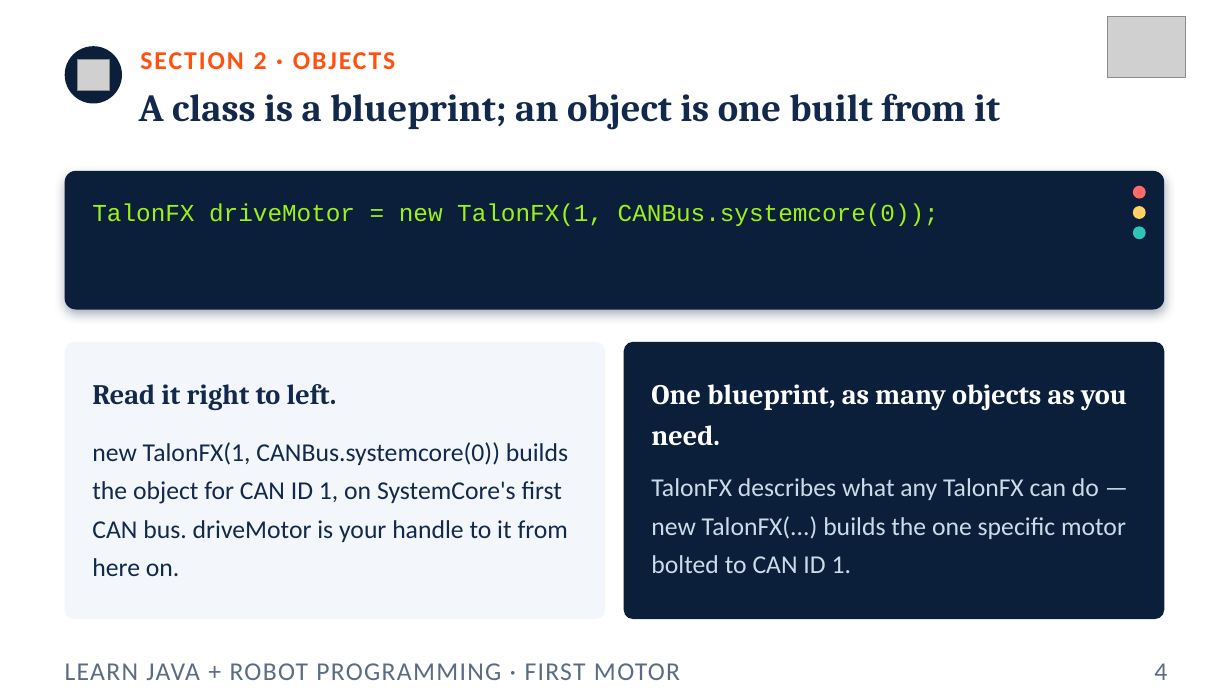
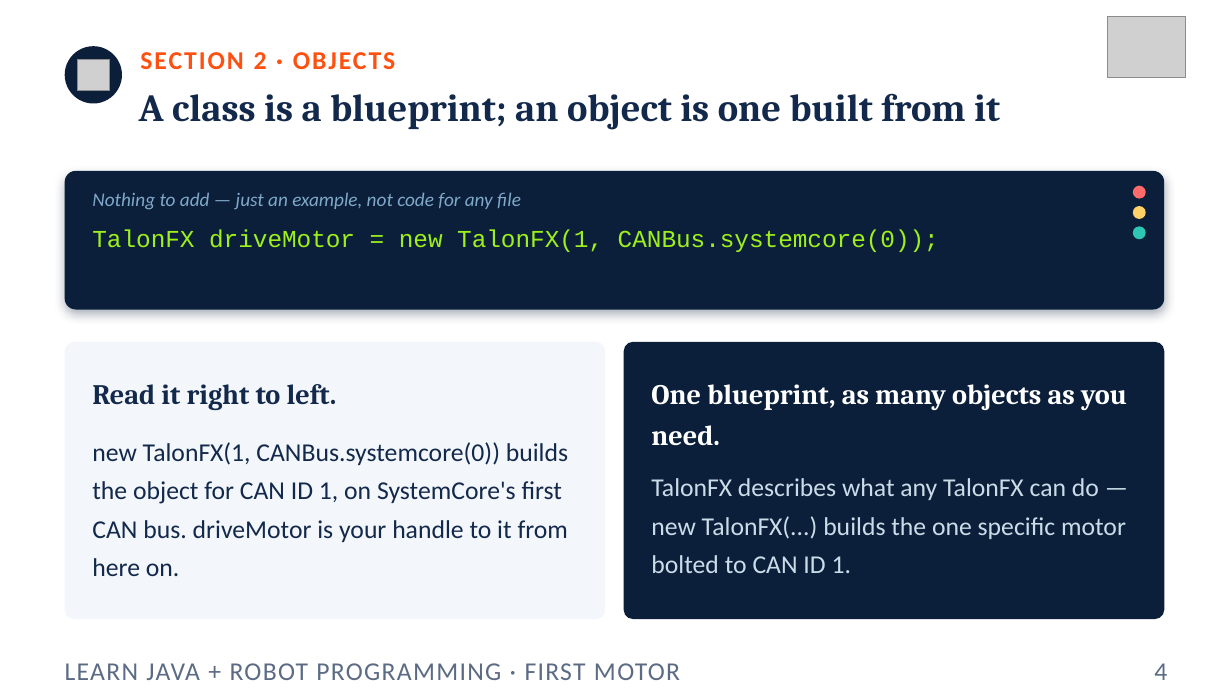
Before and after one commit to FRC5010/BasicRobotLessons, a slide deck: slide 4 of docs/presentations/v3/01-first-motor.pptx. Drawn at 1232x693 pixels with LibreOffice and Linux fonts; fonts in the diff are those of the drawing; grey boxes stand for pictures. Boxes give left, top, right and bottom in pixels: in the first picture for what was removed or moved away, otherwise in the second. Text is boxed around its words. In the diff, an @@ line names an element or a change of style, - is before the commit and + after.

```diff
--- a/docs/presentations/v3/01-first-motor.pptx
+++ b/docs/presentations/v3/01-first-motor.pptx
@@ text added at <box>92,192,521,209</box>, 15 pt, text #7FA8C9, italic @@
+Nothing to add — just an example, not code for any file
@@ text "TalonFX driveMotor = new TalonFX(1, ...": place and size @@
-text "TalonFX driveMotor = new TalonFX(1, ..." at <box>92,203,939,226</box>
+text "TalonFX driveMotor = new TalonFX(1, ..." at <box>92,229,939,252</box>
```
Also in this commit, not shown: 10 other slides changed, 1 slide added, 17 other files.
